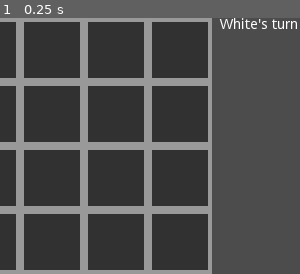
Above: before the commit, frame 1.
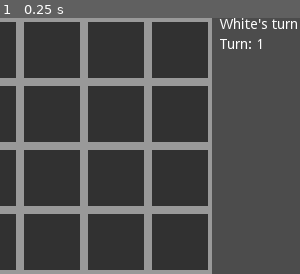
Above: after the commit, the same moment.

Repository: SphinxKingStone/Corners
Game: Godot game, scene res://Node.tscn
The game is run twice, just before and just after one commit, with the same random seed, the same clock (stepped at 60 frames per second) and the same inputs.
Inputs:
- Up to frame 1 (0.25 s): no input
The pictures show only the part of the screen within x 50-100%, y 0-50%; the shares and areas given below are measured in that part.

The runs differ from the first frame. In frame 1, 0.2% of the frame differs, in the area x 73-88%, y 8-13%.

Commit message:
Added algo for multiple jumps
Need to fix Winner
Need to fix Multijumps
Need to ease algo
Need to combine player and enemy

Diff:
--- a/Board.gd
+++ b/Board.gd
@@ -3,6 +3,9 @@
 var selected = false
 var playersTurn = true
 var moving = false
+var firstMove = true
+
+signal moveFinished
 
 func _ready():
 	pass
@@ -22,13 +25,14 @@
 func SetMoving(value):
 	moving = value
 
-func PlayersTurn():
+func IsPlayersTurn():
 	return playersTurn
 
 func SetPlayersTurn(value):
 	playersTurn = value
+	emit_signal("moveFinished")
 	if playersTurn:
-		get_tree().root.find_node("Turn", true, false).text = "Whites's Turn"
+		get_tree().root.find_node("Turn", true, false).text = "White's Turn"
 	else:
 		get_tree().root.find_node("Turn", true, false).text = "Black's Turn"
 
@@ -39,8 +43,6 @@
 		$Enemy.MovePawn(NewPos)
 
 func DrawDot(pos):
-	if pos.x < 0 or pos.x > 512 or pos.y < 0 or pos.y > 512:
-		return
 	var dotScene = load("res://Dot.tscn")
 	var dot = dotScene.instance()
 	add_child(dot)
@@ -52,3 +54,13 @@
 	for i in get_children():
 		if "Dot" in i.get_name():
 			i.queue_free()
+
+
+func _on_Enemy_MoveFinished():
+#	firstMove = false
+	SetPlayersTurn(true)
+
+
+func _on_Player_MoveFinished():
+#	firstMove = false
+	SetPlayersTurn(false)
--- a/Enemy.gd
+++ b/Enemy.gd
@@ -5,6 +5,8 @@
 # var b = "textvar"
 
 var selectedPawn = "none"
+
+signal MoveFinished
 
 func _ready():
 	for pawn in get_children():
@@ -19,7 +21,7 @@
 
 func PawnClicked(PawnName):
 	#check for turn
-	if get_parent().PlayersTurn():
+	if get_parent().IsPlayersTurn():
 		return
 
 	#select or unselect pawn
@@ -27,20 +29,25 @@
 		getPawnNode(selectedPawn).UnSelect()
 		get_parent().SetSelected(false)
 		selectedPawn = "none"
+		get_node("/root/Game/Board").ClearDots()
 		return #exit if we unselected
 	if selectedPawn != "none":
 		getPawnNode(selectedPawn).UnSelect()
+		get_node("/root/Game/Board").ClearDots()
 	find_node(PawnName, true, false).Select()
 	selectedPawn = PawnName
 	get_parent().SetSelected(true)
 
 	#highlight possible moves
-	get_parent().GetPossibleTurns(getPawnNode(selectedPawn).position)
+	get_node("/root/Game").GetPossibleTurns(getPawnNode(selectedPawn).position)
+
 
 func MovePawn(NewPos):
 	var pawn = getPawnNode(selectedPawn)
 	pawn.MoveTo(NewPos)
-	yield(pawn, "animationFinished")
+	emit_signal("MoveFinished")
+
+	selectedPawn = "none"
 	pawn.UnSelect()
-	selectedPawn = "none"
 	get_parent().SetSelected(false)
+	get_node("/root/Game/Board").ClearDots()
--- a/GameLogic.gd
+++ b/GameLogic.gd
@@ -4,30 +4,85 @@
 # var a = 2
 # var b = "textvar"
 
+var enemysStartPositions = []
+var playersStartPositions = []
+var TurnCount = 1
+
+var winner = "none"
+
 func _ready():
-	pass
+	$TurnCounter.text = $TurnCounter.text + str(TurnCount)
+	for n in $Board/Enemy.get_children():
+		enemysStartPositions.append(n.position)
+	for n in $Board/Player.get_children():
+		playersStartPositions.append(n.position)
 
 #func _process(delta):
 #	# Called every frame. Delta is time since last frame.
 #	# Update game logic here.
 #	pass
 
-func GetPossibleTurns(pos):
+func deleteDuplicates(arr):
+	for i in range(arr.size()):
+		for j in range(arr.size()):
+			if arr[i] == arr[j] && i != j:
+				arr.remove(j)
+
+func GetNotInitialPossibleTurns(pos):
 	var possiblePositions = Algo(pos)
-	var MaybePossible = []
+	var maybePossible = []
+	var onlyPossible = []
 	for nn in $Board.get_children():
 		for n in nn.get_children():
 			if n.position in possiblePositions:
-				MaybePossible.append(pos - n.position)
+				maybePossible.append(pos - n.position)
 				possiblePositions.erase(n.position)
-	for i in MaybePossible:
+	for i in maybePossible:
+		onlyPossible.append(Vector2(pos.x - i.x*2, pos.y - i.y*2))
+	for nn in $Board.get_children():
+		for n in nn.get_children():
+			if n.position in onlyPossible:
+				onlyPossible.erase(n.position)
+	var tmp = []
+	for i in onlyPossible:
+		if i.x < 0 or i.x > 512 or i.y < 0 or i.y > 512:
+			tmp.append(i)
+	for t in tmp:
+		onlyPossible.erase(t)
+	for i in onlyPossible:
+		$Board.DrawDot(i)
+	return onlyPossible.size() > 0
+
+func GetInitialPossibleTurns(pos):
+	var possiblePositions = []
+	possiblePositions += Algo(pos)
+	var maybePossible = []
+	for nn in $Board.get_children():
+		for n in nn.get_children():
+			if n.position in possiblePositions:
+				maybePossible.append(pos - n.position)
+				possiblePositions.erase(n.position)
+	for i in maybePossible:
 		possiblePositions.append(Vector2(pos.x - i.x*2, pos.y - i.y*2))
 	for nn in $Board.get_children():
 		for n in nn.get_children():
 			if n.position in possiblePositions:
 				possiblePositions.erase(n.position)
+	var tmp = []
+	for i in possiblePositions:
+		if i.x < 0 or i.x > 512 or i.y < 0 or i.y > 512:
+			tmp.append(i)
+	for t in tmp:
+		possiblePositions.erase(t)
 	for i in possiblePositions:
 		$Board.DrawDot(i)
+	return possiblePositions.size() > 0
+
+func GetPossibleTurns(pos):
+	if $Board.firstMove:
+		return GetInitialPossibleTurns(pos)
+	else:
+		return GetNotInitialPossibleTurns(pos)
 
 func Algo(pos):
 	var possiblePositions = [
@@ -41,3 +96,22 @@
 	,Vector2(pos.x, pos.y - 64)
 	]
 	return possiblePositions
+
+func isEnemyWon():
+	for n in $Board/Enemy.get_children():
+		if not n.position in playersStartPositions:
+			return false
+	return true
+
+func isPlayerWon():
+	for n in $Board/Player.get_children():
+		if not n.position in enemysStartPositions:
+			return false
+	return true
+
+func _on_Board_moveFinished():
+	if isEnemyWon() or isPlayerWon():
+		print(winner + " WON THE GAME!")
+	$TurnCounter.text = ($TurnCounter.text.left($TurnCounter.text.length() - String(TurnCount).length()))
+	TurnCount += 1
+	$TurnCounter.text = $TurnCounter.text + str(TurnCount)
--- a/Node.tscn
+++ b/Node.tscn
@@ -32,7 +32,28 @@
 max_lines_visible = -1
 _sections_unfolded = [ "Rect" ]
 
-[node name="Board" type="TileMap" parent="." index="1"]
+[node name="TurnCounter" type="Label" parent="." index="1"]
+
+anchor_left = 0.0
+anchor_top = 0.0
+anchor_right = 0.0
+anchor_bottom = 0.0
+margin_left = 520.0
+margin_top = 20.0
+margin_right = 560.0
+margin_bottom = 34.0
+rect_pivot_offset = Vector2( 0, 0 )
+rect_clip_content = false
+mouse_filter = 2
+mouse_default_cursor_shape = 0
+size_flags_horizontal = 1
+size_flags_vertical = 4
+text = "Turn: "
+percent_visible = 1.0
+lines_skipped = 0
+max_lines_visible = -1
+
+[node name="Board" type="TileMap" parent="." index="2"]
 
 mode = 0
 tile_set = ExtResource( 2 )
@@ -153,3 +174,9 @@
 
 position = Vector2( 480, 480 )
 _sections_unfolded = [ "Pause", "Transform" ]
+
+[connection signal="moveFinished" from="Board" to="." method="_on_Board_moveFinished"]
+
+[connection signal="MoveFinished" from="Board/Enemy" to="Board" method="_on_Enemy_MoveFinished"]
+
+[connection signal="MoveFinished" from="Board/Player" to="Board" method="_on_Player_MoveFinished"]
--- a/Pawn.gd
+++ b/Pawn.gd
@@ -29,7 +29,7 @@
 	$AnimationPlayer.current_animation = "Move"
 	if get_node("/root/Game/Board").IsMoving():
 		return
-	$Tween.interpolate_property(self, "position", position, newPos, $AnimationPlayer.current_animation_length, Tween.TRANS_LINEAR, Tween.EASE_OUT_IN)
+	$Tween.interpolate_property(self, "position", position, newPos, $AnimationPlayer.current_animation_length / 2, Tween.TRANS_LINEAR, Tween.EASE_OUT_IN)
 	if not $Tween.is_active():
 		$Tween.start()
 
--- a/Player.gd
+++ b/Player.gd
@@ -5,6 +5,8 @@
 # var b = "textvar"
 
 var selectedPawn = "none"
+
+signal MoveFinished
 
 func _ready():
 	for pawn in get_children():
@@ -19,7 +21,7 @@
 
 func PawnClicked(PawnName):
 	#check for turn
-	if not get_parent().PlayersTurn():
+	if not get_parent().IsPlayersTurn():
 		return
 
 	#select or unselect pawn
@@ -37,12 +39,15 @@
 	get_parent().SetSelected(true)
 
 	#highlight possible moves
-	get_tree().root.find_node("Game", true, false).GetPossibleTurns(getPawnNode(selectedPawn).position)
+	get_node("/root/Game").GetPossibleTurns(getPawnNode(selectedPawn).position)
+
 
 func MovePawn(NewPos):
 	var pawn = getPawnNode(selectedPawn)
 	pawn.MoveTo(NewPos)
+	emit_signal("MoveFinished")
+
+	selectedPawn = "none"
 	pawn.UnSelect()
-	selectedPawn = "none"
 	get_parent().SetSelected(false)
 	get_node("/root/Game/Board").ClearDots()
